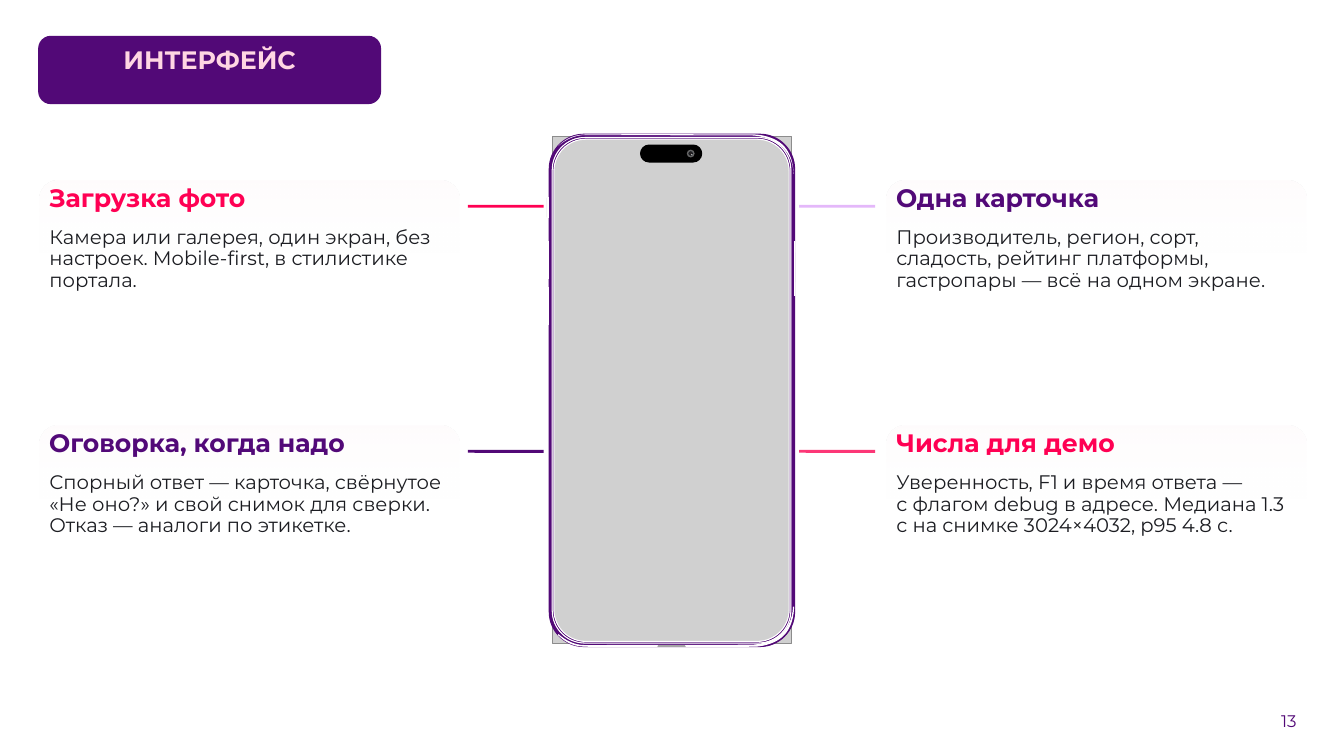
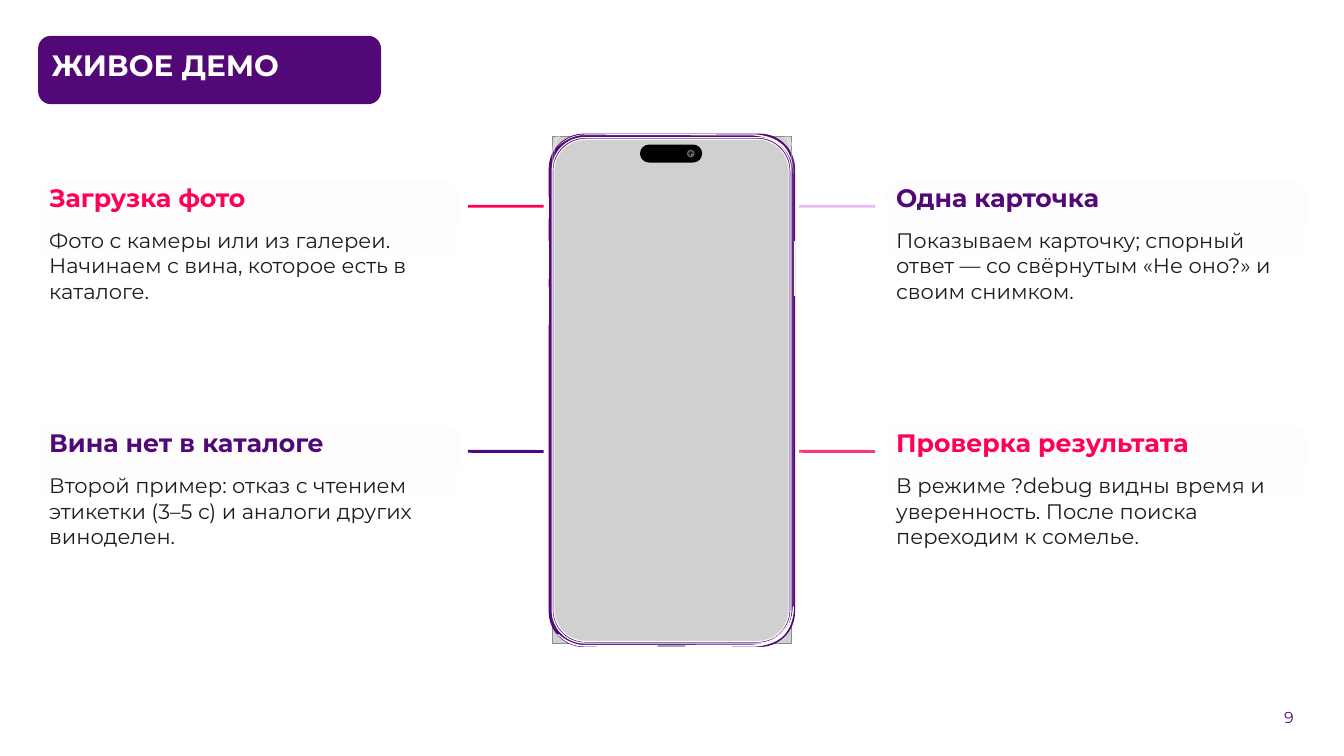
Before and after one commit to AlexGvr/rus_vines, a slide deck: slide 9 of ЛЦТ2026 Сканер российских вин.pptx (slide 13 before the commit). Drawn at 1344x756 pixels with LibreOffice and Linux fonts; fonts in the diff are those of the drawing; grey boxes stand for pictures; background and template pictures are left out. Boxes give left, top, right and bottom in pixels: in the first picture for what was removed or moved away, otherwise in the second. Text is boxed around its words. In the diff, an @@ line names an element or a change of style, - is before the commit and + after.

```diff
--- a/ЛЦТ2026 Сканер российских вин.pptx
+++ b/ЛЦТ2026 Сканер российских вин.pptx
@@ text in rounded rectangle at [52,55,279,81]: text changed; size 18 to 21 pt; text colour #FFD6E3 to #FFFFFF @@
-ИНТЕРФЕЙС
+ЖИВОЕ ДЕМО
@@ freeform shape: place and size @@
-freeform shape at [552,136,792,643]
+freeform shape at [552,119,795,643]
@@ text at [49,232,406,299]: text changed; size 14 to 15 pt @@
-Камера или галерея, один экран, без настроек. Mobile-first, в стилистике портала.
+Фото с камеры или из галереи. Начинаем с вина, которое есть в каталоге.
@@ text at [896,232,1270,299]: text changed; size 14 to 15 pt @@
-Производитель, регион, сорт, сладость, рейтинг платформы, гастропары — всё на одном экране.
+Показываем карточку; спорный ответ — со свёрнутым «Не оно?» и своим снимком.
@@ text at [49,434,324,453]: text changed @@
-Оговорка, когда надо
+Вина нет в каталоге
@@ text at [896,434,1188,457]: text changed @@
-Числа для демо
+Проверка результата
@@ text at [49,477,412,547]: text changed; size 14 to 15 pt @@
-Спорный ответ — карточка, свёрнутое «Не оно?» и свой снимок для сверки. Отказ — аналоги по этикетке.
+Второй пример: отказ с чтением этикетки (3–5 с) и аналоги других виноделен.
@@ text at [896,477,1264,548]: text changed; size 14 to 15 pt @@
-Уверенность, F1 и время ответа — с флагом debug в адресе. Медиана 1.3 с на снимке 3024×4032, p95 4.8 с.
+В режиме ?debug видны время и уверенность. После поиска переходим к сомелье.
@@ outline redrawn in 4 elements at [548,133,796,647], [558,133,795,174], [558,606,795,647], [656,645,687,648] @@
@@ page number at [1284,712,1294,723]: vertical alignment middle to top @@
@@ page number at [1284,712,1294,723]: text changed; size 12 to 11.3 pt; text colour #520977 to #520978 @@
-13
+9
```
Also in this commit, not shown: 9 other slides changed, 7 slides added, 7 slides removed, 3 other files.
